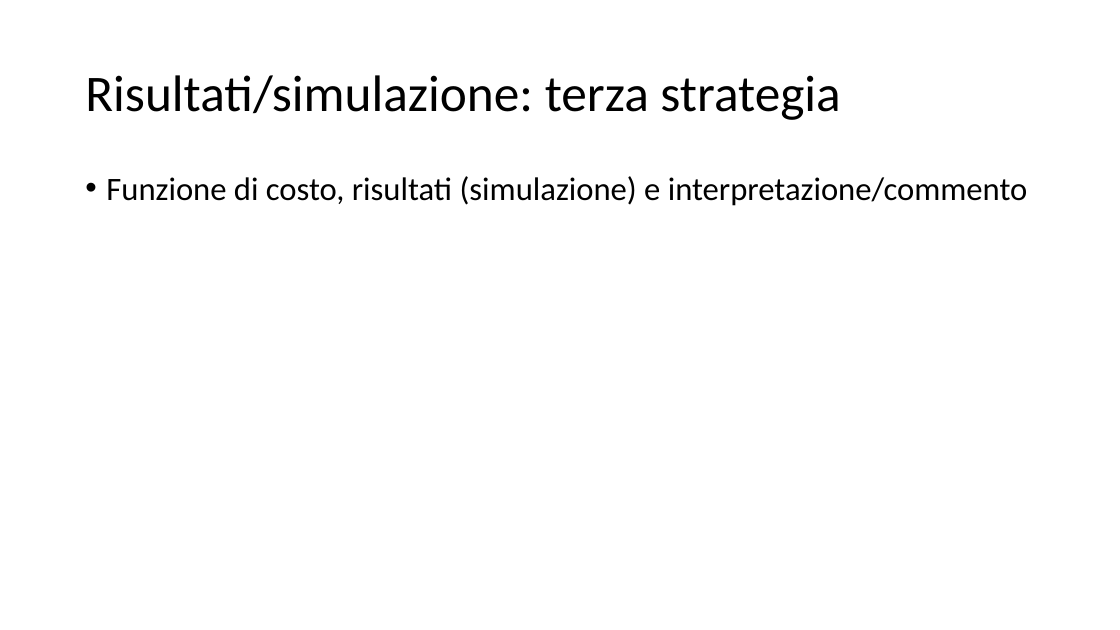
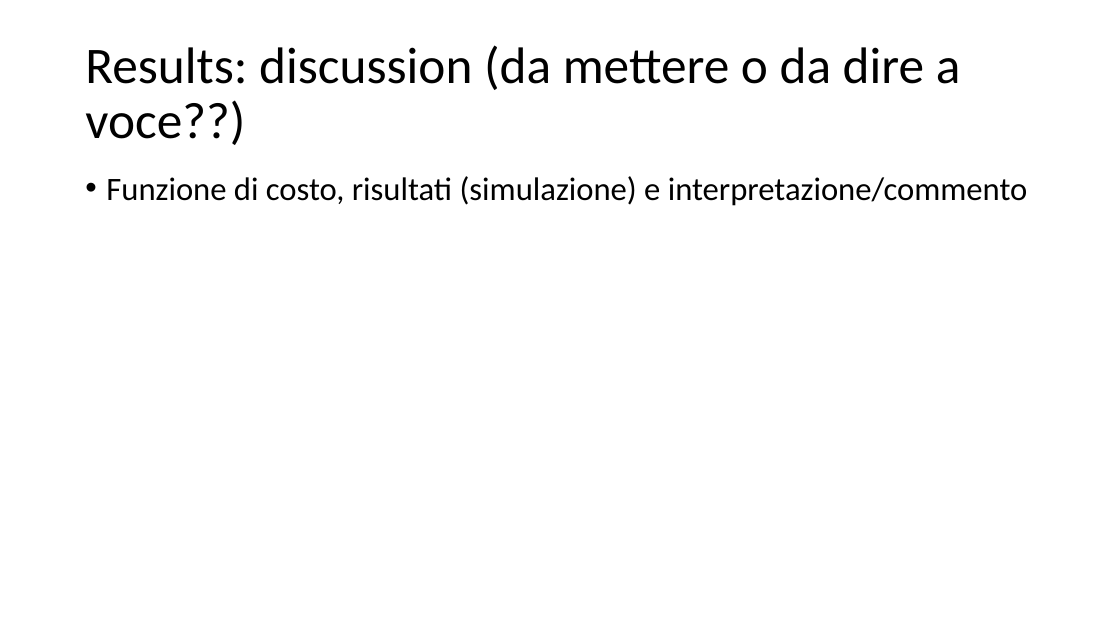
Before and after one commit to spbisc97/covid-optimal-control, a slide deck: slide 20 of PowerPoint/Optimal control strategies to prevent the hospital beds collapse during COVID-19 outbreak.pptx (slide 17 before the commit). Drawn at 1120x630 pixels with LibreOffice and Linux fonts; fonts in the diff are those of the drawing. Boxes give left, top, right and bottom in pixels: in the first picture for what was removed or moved away, otherwise in the second. Text is boxed around its words. In the diff, an @@ line names an element or a change of style, - is before the commit and + after.

```diff
--- a/PowerPoint/Optimal control strategies to prevent the hospital beds collapse during COVID-19 outbreak.pptx
+++ b/PowerPoint/Optimal control strategies to prevent the hospital beds collapse during COVID-19 outbreak.pptx
@@ title at (85,45,961,145): text changed @@
-Risultati/simulazione: terza strategia
+Results: discussion (da mettere o da dire a voce??)
```
Also in this commit, not shown: 11 other slides changed, 8 slides added, 7 slides removed, 1 other file.
